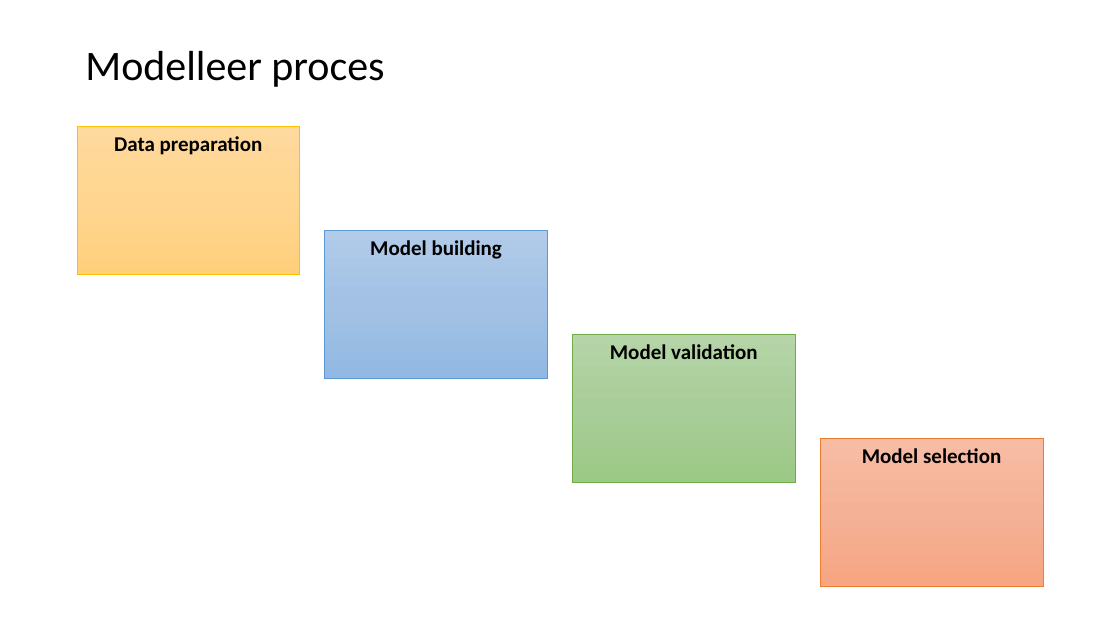
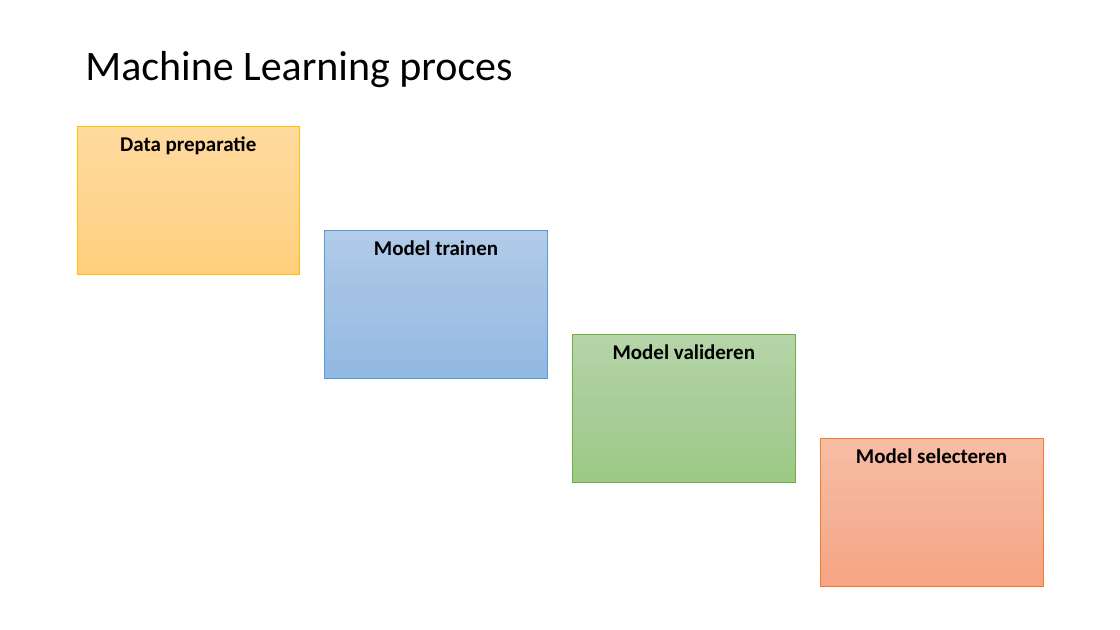
Before and after one commit to LFKoning/knowledge-sharing, a slide deck: slide 6 of python_trainees/4_scikit_learn/python_traineeship_4.pptx (slide 4 before the commit). Drawn at 1120x630 pixels with LibreOffice and Linux fonts; fonts in the diff are those of the drawing. Boxes give left, top, right and bottom in pixels: in the first picture for what was removed or moved away, otherwise in the second. Text is boxed around its words. In the diff, an @@ line names an element or a change of style, - is before the commit and + after.

```diff
--- a/python_trainees/4_scikit_learn/python_traineeship_4.pptx
+++ b/python_trainees/4_scikit_learn/python_traineeship_4.pptx
@@ title at (x1=85, y1=51, x2=512, y2=88): text changed @@
-Modelleer proces
+Machine Learning proces
@@ text in rectangle at (x1=120, y1=136, x2=257, y2=155): text changed @@
-Data preparation
+Data preparatie
@@ text in rectangle at (x1=374, y1=240, x2=498, y2=255): text changed @@
-Model building
+Model trainen
@@ text in rectangle at (x1=613, y1=344, x2=755, y2=359): text changed @@
-Model validation
+Model valideren
@@ text in rectangle at (x1=856, y1=448, x2=1007, y2=463): text changed @@
-Model selection
+Model selecteren
```
Also in this commit, not shown: 4 other slides changed, 7 slides added, 12 other files.
